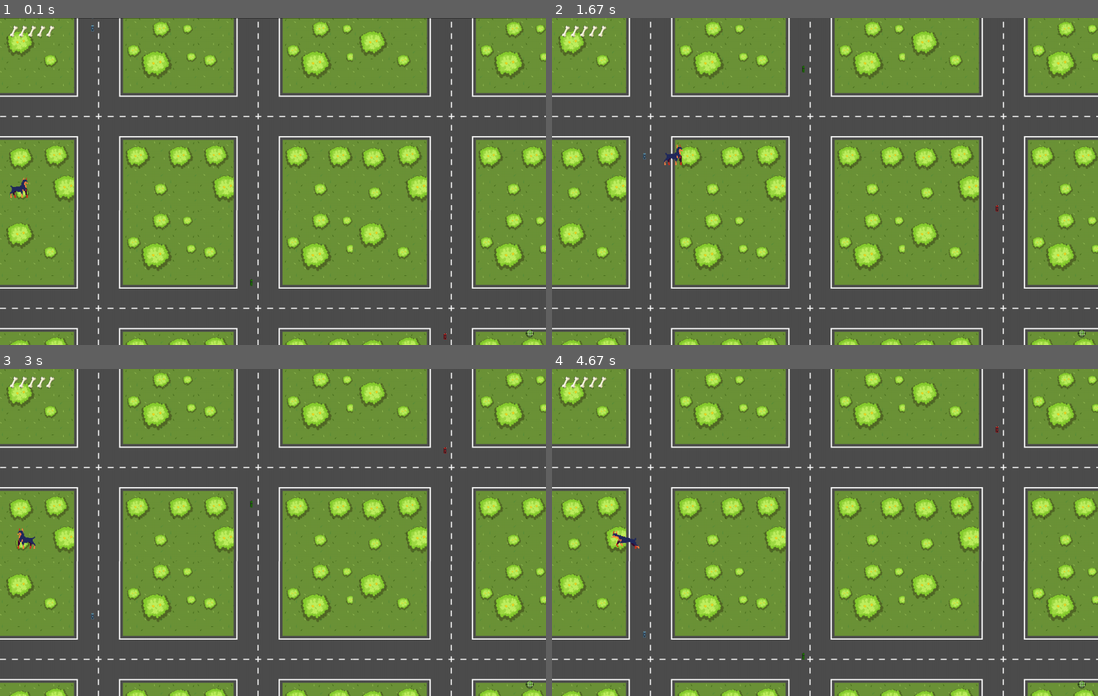
Above: before the commit, frames 1-4 (two rows, left to right).
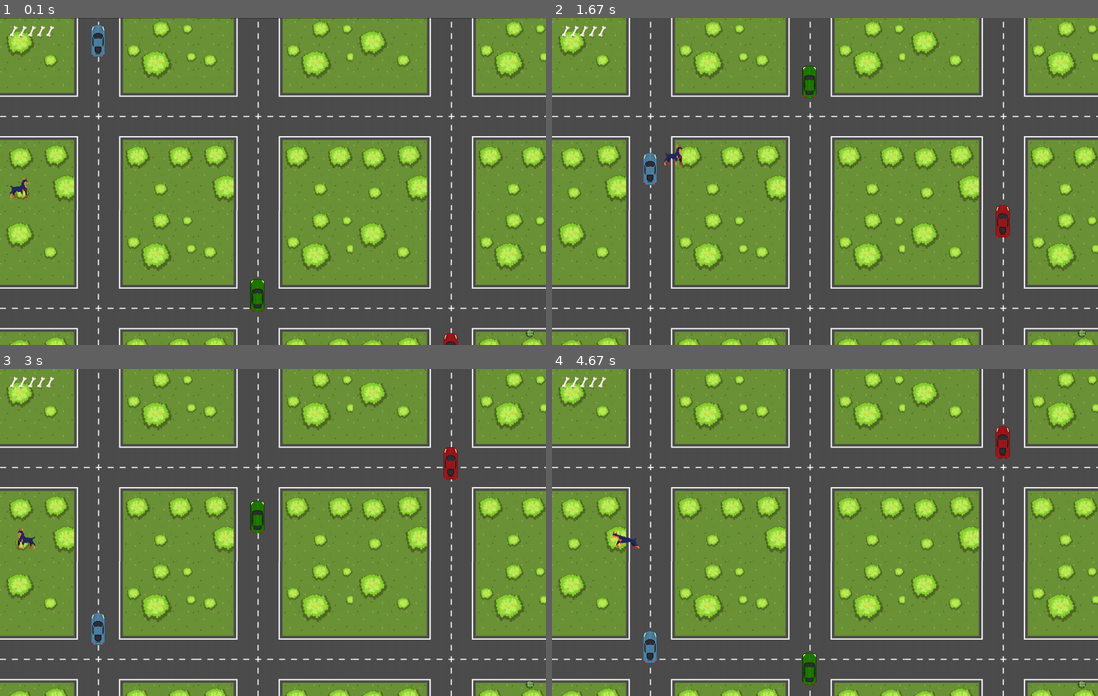
Above: after the commit, the same moments.

Repository: baby-sal/dogtective
Game: pygame game, started from user_interface/game.py
The game is run twice, just before and just after one commit, with the same random seed, the same clock (stepped at 60 frames per second) and the same inputs.
Inputs:
- Up to frame 1 (0.1 s): no input
- Up to frame 2 (1.67 s): hold Right 0.33-0.8 s; hold Up 0.83-1.13 s; hold Right 1.17-1.63 s
- Up to frame 3 (3 s): hold Left 1.67-2.2 s; hold Down 2.23-2.53 s; hold Left 2.57-2.97 s
- Up to frame 4 (4.67 s): hold Up 3-3.37 s; hold Right 3.4-4.03 s; hold Down 4.07-4.43 s; hold Left from 4.47 s (still down)

The runs differ from the first frame. In frame 1, 0.6% of the frame differs, in the area x 16-84%, y 0-100%; in frame 2, 0.7%; in frame 3, 0.7%, in the area x 16-84%, y 23-85%; in frame 4, 0.7%.

Commit message:
moved ball logic to lost toy file for incoporating into the game later

Diff:
--- a/logic/components/environmental.py
+++ b/logic/components/environmental.py
@@ -21,13 +21,14 @@
 
 class Obstacle(Environmental):
 
-    def __init__(self, name, image, x, y, scale, damage, speed, width, height):
+    def __init__(self, name, image, x, y, scale, damage, speed):
         super().__init__(name, image, x, y, scale)
         self.damage = damage
         self.speed = speed
         self.rect = self.image.get_rect()
         self.rect.topleft = (x, y)
         self.mask = pygame.mask.from_surface(self.image)
+        self.image = pygame.transform.scale(image, (int(155 * scale), int(355 * scale)))
 
     def update(self):
         self.rect.y += self.speed
--- a/user_interface/game.py
+++ b/user_interface/game.py
@@ -34,9 +34,9 @@
         car_img1 = pygame.image.load('../logic/assets/images/obstacles/blue_car.png').convert_alpha()
         car_img2 = pygame.image.load('../logic/assets/images/obstacles/green_car.png').convert_alpha()
         car_img3 = pygame.image.load('../logic/assets/images/obstacles/red_car.png').convert_alpha()
-        car1 = Obstacle("car1", car_img1, 200, 0, 0.2, 1, 3, 155, 355)
-        car2 = Obstacle("car2", car_img2, 550, 600, 0.2, 2, -5, 155, 355)
-        car3 = Obstacle("car3", car_img3, 975, 800, 0.2, 1, 3, 155, 355)
+        car1 = Obstacle("car1", car_img1, 200, 0, 0.2, 1, 3)
+        car2 = Obstacle("car2", car_img2, 550, 600, 0.2, 2, -5)
+        car3 = Obstacle("car3", car_img3, 975, 800, 0.2, 1, 3)
         self.car_group = pygame.sprite.Group()
         self.car_group.add(car1, car2, car3)
 
